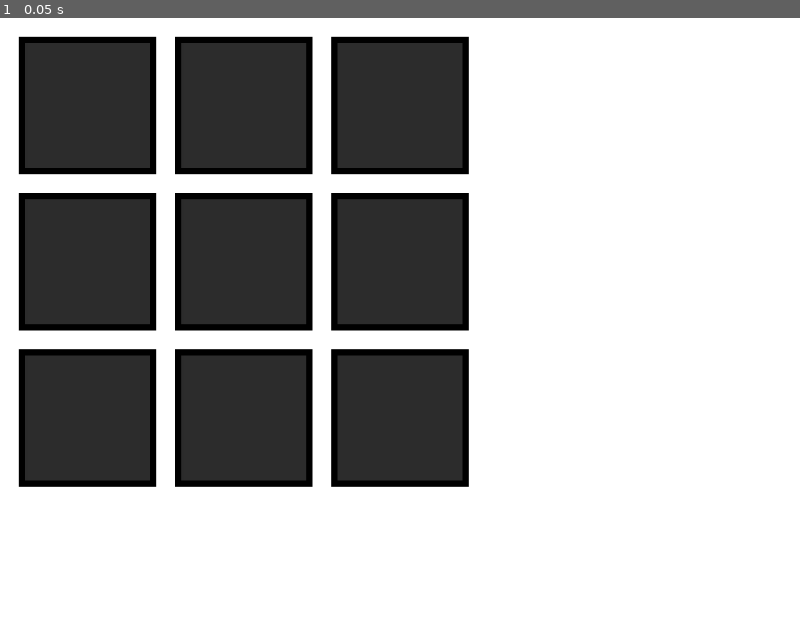
Above: before the commit, frame 1.
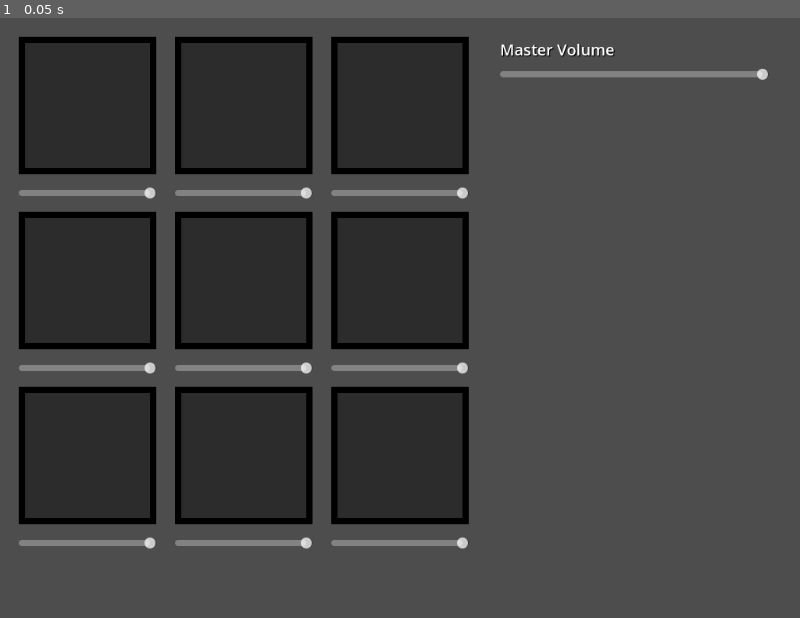
Above: after the commit, the same moment.

Repository: Dobbey97/Musical_Play-Experimentation
Game: Godot game, scene res://Scene/Main Scene.tscn
Same seed, same stepped clock (60 frames per second), same inputs: the game is played once before the commit and once after it. Before the commit the project starts from res://control.tscn.
Inputs:
- Up to frame 1 (0.05 s): no input

The runs differ from the first frame. In frame 1, 71% of the frame differs, in the area x 0-100%, y 0-100%.

Commit message:
Sorted Files + Added Volume Control

Diff:
--- /dev/null
+++ b/musical-play-&-experimentation/Scene/Main Scene.tscn
@@ -0,0 +1,303 @@
+[gd_scene load_steps=15 format=3 uid="uid://dfov5k6b6yjtn"]
+
+[ext_resource type="Script" path="res://Scripts/Pads.gd" id="1_u1eqw"]
+[ext_resource type="AudioStream" uid="uid://0bxx676eu6bi" path="res://Sounds/653501__vekon__flow-break.wav" id="2_0s5c2"]
+[ext_resource type="AudioStream" uid="uid://b0ng4hg3cwvbe" path="res://Sounds/759863__patitodilluvio__brokenbreak.wav" id="3_wxun3"]
+[ext_resource type="AudioStream" uid="uid://db8jfo5lacxj7" path="res://Sounds/456233__jalastram__dnbdubstep_012.wav" id="4_ei61m"]
+[ext_resource type="AudioStream" uid="uid://xll7b6x6lbda" path="res://Sounds/172176__n1ghthawk__amen__hihat-path.wav" id="5_57rlc"]
+[ext_resource type="AudioStream" uid="uid://dm4531el2ti5c" path="res://Sounds/119621__gunnbladez__180-panic-drums-01.wav" id="6_3yk2a"]
+[ext_resource type="AudioStream" uid="uid://ckhi4qa8jsail" path="res://Sounds/26473__lim__distorted_bass.wav" id="7_2pagh"]
+[ext_resource type="Script" path="res://Scripts/Volume Slider.gd" id="8_68onu"]
+
+[sub_resource type="Gradient" id="Gradient_fbqfg"]
+colors = PackedColorArray(0.223529, 0.223529, 0.223529, 1, 0.223103, 0.223103, 0.223103, 1)
+
+[sub_resource type="GradientTexture2D" id="GradientTexture2D_2lgd0"]
+gradient = SubResource("Gradient_fbqfg")
+
+[sub_resource type="Gradient" id="Gradient_ay2ow"]
+colors = PackedColorArray(0, 0, 0, 1, 0, 0, 0, 1)
+
+[sub_resource type="GradientTexture1D" id="GradientTexture1D_ue3po"]
+gradient = SubResource("Gradient_ay2ow")
+
+[sub_resource type="Gradient" id="Gradient_wlypr"]
+colors = PackedColorArray(0.172549, 0.172549, 0.172549, 1, 0.172833, 0.172833, 0.172833, 1)
+
+[sub_resource type="GradientTexture2D" id="GradientTexture2D_1x0se"]
+gradient = SubResource("Gradient_wlypr")
+
+[node name="Node2D" type="Node2D"]
+
+[node name="Main Background" type="Sprite2D" parent="."]
+visible = false
+position = Vector2(512, 384)
+scale = Vector2(16, 12)
+texture = SubResource("GradientTexture2D_2lgd0")
+
+[node name="Pads" type="Node2D" parent="."]
+
+[node name="Pad 1" type="Sprite2D" parent="Pads" node_paths=PackedStringArray("sound")]
+position = Vector2(112, 112)
+scale = Vector2(0.6875, 176)
+texture = SubResource("GradientTexture1D_ue3po")
+script = ExtResource("1_u1eqw")
+keybind = "7"
+sound = NodePath("../../Sounds/Sound 1")
+
+[node name="Sprite2D" type="Sprite2D" parent="Pads/Pad 1"]
+position = Vector2(9.05991e-06, 7.17118e-08)
+scale = Vector2(3.63636, 0.0142045)
+texture = SubResource("GradientTexture2D_1x0se")
+
+[node name="Pad 2" type="Sprite2D" parent="Pads" node_paths=PackedStringArray("sound")]
+position = Vector2(312, 112)
+scale = Vector2(0.6875, 176)
+texture = SubResource("GradientTexture1D_ue3po")
+script = ExtResource("1_u1eqw")
+keybind = "8"
+sound = NodePath("../../Sounds/Sound 2")
+
+[node name="Sprite2D" type="Sprite2D" parent="Pads/Pad 2"]
+position = Vector2(9.05991e-06, 7.17118e-08)
+scale = Vector2(3.63636, 0.0142045)
+texture = SubResource("GradientTexture2D_1x0se")
+
+[node name="Pad 3" type="Sprite2D" parent="Pads" node_paths=PackedStringArray("sound")]
+position = Vector2(512, 112)
+scale = Vector2(0.6875, 176)
+texture = SubResource("GradientTexture1D_ue3po")
+script = ExtResource("1_u1eqw")
+keybind = "9"
+sound = NodePath("../../Sounds/Sound 3")
+
+[node name="Sprite2D" type="Sprite2D" parent="Pads/Pad 3"]
+position = Vector2(9.05991e-06, 7.17118e-08)
+scale = Vector2(3.63636, 0.0142045)
+texture = SubResource("GradientTexture2D_1x0se")
+
+[node name="Pad 4" type="Sprite2D" parent="Pads" node_paths=PackedStringArray("sound")]
+position = Vector2(112, 336)
+scale = Vector2(0.6875, 176)
+texture = SubResource("GradientTexture1D_ue3po")
+script = ExtResource("1_u1eqw")
+keybind = "4"
+sound = NodePath("../../Sounds/Sound 4")
+
+[node name="Sprite2D" type="Sprite2D" parent="Pads/Pad 4"]
+position = Vector2(9.05991e-06, 7.17118e-08)
+scale = Vector2(3.63636, 0.0142045)
+texture = SubResource("GradientTexture2D_1x0se")
+
+[node name="Pad 5" type="Sprite2D" parent="Pads" node_paths=PackedStringArray("sound")]
+position = Vector2(312, 336)
+scale = Vector2(0.6875, 176)
+texture = SubResource("GradientTexture1D_ue3po")
+script = ExtResource("1_u1eqw")
+keybind = "5"
+sound = NodePath("../../Sounds/Sound 5")
+
+[node name="Sprite2D" type="Sprite2D" parent="Pads/Pad 5"]
+position = Vector2(9.05991e-06, 7.17118e-08)
+scale = Vector2(3.63636, 0.0142045)
+texture = SubResource("GradientTexture2D_1x0se")
+
+[node name="Pad 6" type="Sprite2D" parent="Pads" node_paths=PackedStringArray("sound")]
+position = Vector2(512, 336)
+scale = Vector2(0.6875, 176)
+texture = SubResource("GradientTexture1D_ue3po")
+script = ExtResource("1_u1eqw")
+keybind = "6"
+sound = NodePath("../../Sounds/Sound 6")
+
+[node name="Sprite2D" type="Sprite2D" parent="Pads/Pad 6"]
+position = Vector2(9.05991e-06, 7.17118e-08)
+scale = Vector2(3.63636, 0.0142045)
+texture = SubResource("GradientTexture2D_1x0se")
+
+[node name="Pad 7" type="Sprite2D" parent="Pads" node_paths=PackedStringArray("sound")]
+position = Vector2(112, 560)
+scale = Vector2(0.6875, 176)
+texture = SubResource("GradientTexture1D_ue3po")
+script = ExtResource("1_u1eqw")
+sound = NodePath("../../Sounds/Sound 3")
+
+[node name="Sprite2D" type="Sprite2D" parent="Pads/Pad 7"]
+position = Vector2(9.05991e-06, 7.17118e-08)
+scale = Vector2(3.63636, 0.0142045)
+texture = SubResource("GradientTexture2D_1x0se")
+
+[node name="Pad 8" type="Sprite2D" parent="Pads" node_paths=PackedStringArray("sound")]
+position = Vector2(312, 560)
+scale = Vector2(0.6875, 176)
+texture = SubResource("GradientTexture1D_ue3po")
+script = ExtResource("1_u1eqw")
+keybind = "2"
+sound = NodePath("../../Sounds/Sound 3")
+
+[node name="Sprite2D" type="Sprite2D" parent="Pads/Pad 8"]
+position = Vector2(9.05991e-06, 7.17118e-08)
+scale = Vector2(3.63636, 0.0142045)
+texture = SubResource("GradientTexture2D_1x0se")
+
+[node name="Pad 9" type="Sprite2D" parent="Pads" node_paths=PackedStringArray("sound")]
+position = Vector2(512, 560)
+scale = Vector2(0.6875, 176)
+texture = SubResource("GradientTexture1D_ue3po")
+script = ExtResource("1_u1eqw")
+keybind = "3"
+sound = NodePath("../../Sounds/Sound 3")
+
+[node name="Sprite2D" type="Sprite2D" parent="Pads/Pad 9"]
+position = Vector2(9.05991e-06, 7.17118e-08)
+scale = Vector2(3.63636, 0.0142045)
+texture = SubResource("GradientTexture2D_1x0se")
+
+[node name="Sounds" type="Node2D" parent="."]
+
+[node name="Sound 1" type="AudioStreamPlayer2D" parent="Sounds"]
+stream = ExtResource("2_0s5c2")
+bus = &"Sound 1"
+
+[node name="Slider 1" type="HSlider" parent="Sounds/Sound 1"]
+offset_left = 24.0
+offset_top = 216.0
+offset_right = 200.0
+offset_bottom = 232.0
+max_value = 1.0
+step = 0.001
+script = ExtResource("8_68onu")
+bus_name = "Sound 1"
+
+[node name="Sound 2" type="AudioStreamPlayer2D" parent="Sounds"]
+stream = ExtResource("3_wxun3")
+bus = &"Sound 2"
+
+[node name="Slider 2" type="HSlider" parent="Sounds/Sound 2"]
+offset_left = 224.0
+offset_top = 216.0
+offset_right = 400.0
+offset_bottom = 232.0
+max_value = 1.0
+step = 0.001
+script = ExtResource("8_68onu")
+bus_name = "Sound 2"
+
+[node name="Sound 3" type="AudioStreamPlayer2D" parent="Sounds"]
+position = Vector2(11, 0)
+stream = ExtResource("4_ei61m")
+bus = &"Sound 3"
+
+[node name="Slider 3" type="HSlider" parent="Sounds/Sound 3"]
+offset_left = 413.0
+offset_top = 216.0
+offset_right = 589.0
+offset_bottom = 232.0
+max_value = 1.0
+step = 0.001
+script = ExtResource("8_68onu")
+bus_name = "Sound 3"
+
+[node name="Sound 4" type="AudioStreamPlayer2D" parent="Sounds"]
+position = Vector2(14, 0)
+stream = ExtResource("5_57rlc")
+bus = &"Sound 4"
+
+[node name="Slider 4" type="HSlider" parent="Sounds/Sound 4"]
+offset_left = 10.0
+offset_top = 440.0
+offset_right = 186.0
+offset_bottom = 456.0
+max_value = 1.0
+step = 0.001
+script = ExtResource("8_68onu")
+bus_name = "Sound 4"
+
+[node name="Sound 5" type="AudioStreamPlayer2D" parent="Sounds"]
+stream = ExtResource("6_3yk2a")
+bus = &"Sound 5"
+
+[node name="Slider 5" type="HSlider" parent="Sounds/Sound 5"]
+offset_left = 224.0
+offset_top = 440.0
+offset_right = 400.0
+offset_bottom = 456.0
+max_value = 1.0
+step = 0.001
+script = ExtResource("8_68onu")
+bus_name = "Sound 5"
+
+[node name="Sound 6" type="AudioStreamPlayer2D" parent="Sounds"]
+stream = ExtResource("7_2pagh")
+bus = &"Sound 6"
+
+[node name="Slider 6" type="HSlider" parent="Sounds/Sound 6"]
+offset_left = 424.0
+offset_top = 440.0
+offset_right = 600.0
+offset_bottom = 456.0
+max_value = 1.0
+step = 0.001
+script = ExtResource("8_68onu")
+bus_name = "Sound 6"
+
+[node name="Sound 7" type="AudioStreamPlayer2D" parent="Sounds"]
+bus = &"Sound 7"
+
+[node name="Slider 7" type="HSlider" parent="Sounds/Sound 7"]
+offset_left = 24.0
+offset_top = 664.0
+offset_right = 200.0
+offset_bottom = 680.0
+max_value = 1.0
+step = 0.001
+script = ExtResource("8_68onu")
+bus_name = "Sound 7"
+
+[node name="Sound 8" type="AudioStreamPlayer2D" parent="Sounds"]
+bus = &"Sound 8"
+
+[node name="Slider 8" type="HSlider" parent="Sounds/Sound 8"]
+offset_left = 224.0
+offset_top = 664.0
+offset_right = 400.0
+offset_bottom = 680.0
+max_value = 1.0
+step = 0.001
+script = ExtResource("8_68onu")
+bus_name = "Sound 8"
+
+[node name="Sound 9" type="AudioStreamPlayer2D" parent="Sounds"]
+bus = &"Sound 9"
+
+[node name="Slider 9" type="HSlider" parent="Sounds/Sound 9"]
+offset_left = 424.0
+offset_top = 664.0
+offset_right = 600.0
+offset_bottom = 680.0
+max_value = 1.0
+step = 0.001
+script = ExtResource("8_68onu")
+bus_name = "Sound 9"
+
+[node name="Master Volume" type="HSlider" parent="."]
+offset_left = 640.0
+offset_top = 64.0
+offset_right = 984.0
+offset_bottom = 80.0
+max_value = 1.0
+step = 0.001
+script = ExtResource("8_68onu")
+bus_name = "Master"
+
+[node name="Label" type="Label" parent="."]
+offset_left = 640.0
+offset_top = 24.0
+offset_right = 787.0
+offset_bottom = 56.0
+theme_override_colors/font_color = Color(1, 1, 1, 1)
+theme_override_colors/font_shadow_color = Color(0, 0, 0, 1)
+theme_override_font_sizes/font_size = 20
+text = "Master Volume"
+horizontal_alignment = 1
+vertical_alignment = 1
--- /dev/null
+++ b/musical-play-&-experimentation/Scripts/Volume Slider.gd
@@ -0,0 +1,20 @@
+extends HSlider
+
+@export
+var bus_name: String
+
+var bus_index: int
+
+func _ready() -> void:
+	bus_index = AudioServer.get_bus_index(bus_name)
+	value_changed.connect(_on_value_changed)
+
+	value = db_to_linear(
+		AudioServer.get_bus_volume_db(bus_index)
+	)
+
+func _on_value_changed(value: float) -> void:
+	AudioServer.set_bus_volume_db(
+		bus_index,
+		linear_to_db(value)
+	)
--- a/musical-play-&-experimentation/control.gd
+++ /dev/null
@@ -1,9 +0,0 @@
-extends Control
-
-@export var keybind = "1"
-@export var sound: Control
-
-# Called every frame. 'delta' is the elapsed time since the previous frame.
-func _process(delta: float) -> void:
-	if Input.is_action_just_pressed(keybind):
-		$"Sound 1".play()
--- a/musical-play-&-experimentation/control.tscn
+++ /dev/null
@@ -1,176 +0,0 @@
-[gd_scene load_steps=14 format=3 uid="uid://dfov5k6b6yjtn"]
-
-[ext_resource type="Script" path="res://Pads.gd" id="1_axp6s"]
-[ext_resource type="AudioStream" uid="uid://0bxx676eu6bi" path="res://653501__vekon__flow-break.wav" id="2_m0v6l"]
-[ext_resource type="AudioStream" uid="uid://b0ng4hg3cwvbe" path="res://759863__patitodilluvio__brokenbreak.wav" id="4_ktvme"]
-[ext_resource type="AudioStream" uid="uid://db8jfo5lacxj7" path="res://456233__jalastram__dnbdubstep_012.wav" id="4_plag1"]
-[ext_resource type="AudioStream" uid="uid://xll7b6x6lbda" path="res://172176__n1ghthawk__amen__hihat-path.wav" id="5_c3xa3"]
-[ext_resource type="AudioStream" uid="uid://dm4531el2ti5c" path="res://119621__gunnbladez__180-panic-drums-01.wav" id="6_pnksv"]
-[ext_resource type="AudioStream" uid="uid://ckhi4qa8jsail" path="res://26473__lim__distorted_bass.wav" id="7_e48og"]
-
-[sub_resource type="Gradient" id="Gradient_fbqfg"]
-colors = PackedColorArray(1, 1, 1, 1, 1, 1, 1, 1)
-
-[sub_resource type="GradientTexture2D" id="GradientTexture2D_2lgd0"]
-gradient = SubResource("Gradient_fbqfg")
-
-[sub_resource type="Gradient" id="Gradient_ay2ow"]
-colors = PackedColorArray(0, 0, 0, 1, 0, 0, 0, 1)
-
-[sub_resource type="GradientTexture1D" id="GradientTexture1D_ue3po"]
-gradient = SubResource("Gradient_ay2ow")
-
-[sub_resource type="Gradient" id="Gradient_wlypr"]
-colors = PackedColorArray(0.172549, 0.172549, 0.172549, 1, 0.172833, 0.172833, 0.172833, 1)
-
-[sub_resource type="GradientTexture2D" id="GradientTexture2D_1x0se"]
-gradient = SubResource("Gradient_wlypr")
-
-[node name="Node2D" type="Node2D"]
-
-[node name="Main Background" type="Sprite2D" parent="."]
-position = Vector2(512, 384)
-scale = Vector2(16, 12)
-texture = SubResource("GradientTexture2D_2lgd0")
-
-[node name="Pad 1" type="Sprite2D" parent="." node_paths=PackedStringArray("sound")]
-position = Vector2(112, 112)
-scale = Vector2(0.6875, 176)
-texture = SubResource("GradientTexture1D_ue3po")
-script = ExtResource("1_axp6s")
-keybind = "7"
-sound = NodePath("../Node2D/Sound 1")
-
-[node name="Sprite2D" type="Sprite2D" parent="Pad 1"]
-position = Vector2(9.05991e-06, 7.17118e-08)
-scale = Vector2(3.63636, 0.0142045)
-texture = SubResource("GradientTexture2D_1x0se")
-
-[node name="Pad 2" type="Sprite2D" parent="." node_paths=PackedStringArray("sound")]
-position = Vector2(312, 112)
-scale = Vector2(0.6875, 176)
-texture = SubResource("GradientTexture1D_ue3po")
-script = ExtResource("1_axp6s")
-keybind = "8"
-sound = NodePath("../Node2D/Sound 2")
-
-[node name="Sprite2D" type="Sprite2D" parent="Pad 2"]
-position = Vector2(9.05991e-06, 7.17118e-08)
-scale = Vector2(3.63636, 0.0142045)
-texture = SubResource("GradientTexture2D_1x0se")
-
-[node name="Pad 3" type="Sprite2D" parent="." node_paths=PackedStringArray("sound")]
-position = Vector2(512, 112)
-scale = Vector2(0.6875, 176)
-texture = SubResource("GradientTexture1D_ue3po")
-script = ExtResource("1_axp6s")
-keybind = "9"
-sound = NodePath("../Node2D/Sound 3")
-
-[node name="Sprite2D" type="Sprite2D" parent="Pad 3"]
-position = Vector2(9.05991e-06, 7.17118e-08)
-scale = Vector2(3.63636, 0.0142045)
-texture = SubResource("GradientTexture2D_1x0se")
-
-[node name="Pad 4" type="Sprite2D" parent="." node_paths=PackedStringArray("sound")]
-position = Vector2(112, 312)
-scale = Vector2(0.6875, 176)
-texture = SubResource("GradientTexture1D_ue3po")
-script = ExtResource("1_axp6s")
-keybind = "4"
-sound = NodePath("../Node2D/Sound 4")
-
-[node name="Sprite2D" type="Sprite2D" parent="Pad 4"]
-position = Vector2(9.05991e-06, 7.17118e-08)
-scale = Vector2(3.63636, 0.0142045)
-texture = SubResource("GradientTexture2D_1x0se")
-
-[node name="Pad 5" type="Sprite2D" parent="." node_paths=PackedStringArray("sound")]
-position = Vector2(312, 312)
-scale = Vector2(0.6875, 176)
-texture = SubResource("GradientTexture1D_ue3po")
-script = ExtResource("1_axp6s")
-keybind = "5"
-sound = NodePath("../Node2D/Sound 5")
-
-[node name="Sprite2D" type="Sprite2D" parent="Pad 5"]
-position = Vector2(9.05991e-06, 7.17118e-08)
-scale = Vector2(3.63636, 0.0142045)
-texture = SubResource("GradientTexture2D_1x0se")
-
-[node name="Pad 6" type="Sprite2D" parent="." node_paths=PackedStringArray("sound")]
-position = Vector2(512, 312)
-scale = Vector2(0.6875, 176)
-texture = SubResource("GradientTexture1D_ue3po")
-script = ExtResource("1_axp6s")
-keybind = "6"
-sound = NodePath("../Node2D/Sound 6")
-
-[node name="Sprite2D" type="Sprite2D" parent="Pad 6"]
-position = Vector2(9.05991e-06, 7.17118e-08)
-scale = Vector2(3.63636, 0.0142045)
-texture = SubResource("GradientTexture2D_1x0se")
-
-[node name="Pad 7" type="Sprite2D" parent="." node_paths=PackedStringArray("sound")]
-position = Vector2(112, 512)
-scale = Vector2(0.6875, 176)
-texture = SubResource("GradientTexture1D_ue3po")
-script = ExtResource("1_axp6s")
-sound = NodePath("../Node2D/Sound 3")
-
-[node name="Sprite2D" type="Sprite2D" parent="Pad 7"]
-position = Vector2(9.05991e-06, 7.17118e-08)
-scale = Vector2(3.63636, 0.0142045)
-texture = SubResource("GradientTexture2D_1x0se")
-
-[node name="Pad 8" type="Sprite2D" parent="." node_paths=PackedStringArray("sound")]
-position = Vector2(312, 512)
-scale = Vector2(0.6875, 176)
-texture = SubResource("GradientTexture1D_ue3po")
-script = ExtResource("1_axp6s")
-keybind = "2"
-sound = NodePath("../Node2D/Sound 3")
-
-[node name="Sprite2D" type="Sprite2D" parent="Pad 8"]
-position = Vector2(9.05991e-06, 7.17118e-08)
-scale = Vector2(3.63636, 0.0142045)
-texture = SubResource("GradientTexture2D_1x0se")
-
-[node name="Pad 9" type="Sprite2D" parent="." node_paths=PackedStringArray("sound")]
-position = Vector2(512, 512)
-scale = Vector2(0.6875, 176)
-texture = SubResource("GradientTexture1D_ue3po")
-script = ExtResource("1_axp6s")
-keybind = "3"
-sound = NodePath("../Node2D/Sound 3")
-
-[node name="Sprite2D" type="Sprite2D" parent="Pad 9"]
-position = Vector2(9.05991e-06, 7.17118e-08)
-scale = Vector2(3.63636, 0.0142045)
-texture = SubResource("GradientTexture2D_1x0se")
-
-[node name="Node2D" type="Node2D" parent="."]
-
-[node name="Sound 1" type="AudioStreamPlayer2D" parent="Node2D"]
-stream = ExtResource("2_m0v6l")
-
-[node name="Sound 2" type="AudioStreamPlayer2D" parent="Node2D"]
-stream = ExtResource("4_ktvme")
-
-[node name="Sound 3" type="AudioStreamPlayer2D" parent="Node2D"]
-stream = ExtResource("4_plag1")
-
-[node name="Sound 4" type="AudioStreamPlayer2D" parent="Node2D"]
-stream = ExtResource("5_c3xa3")
-
-[node name="Sound 5" type="AudioStreamPlayer2D" parent="Node2D"]
-stream = ExtResource("6_pnksv")
-
-[node name="Sound 6" type="AudioStreamPlayer2D" parent="Node2D"]
-stream = ExtResource("7_e48og")
-
-[node name="Sound 7" type="AudioStreamPlayer2D" parent="Node2D"]
-
-[node name="Sound 8" type="AudioStreamPlayer2D" parent="Node2D"]
-
-[node name="Sound 9" type="AudioStreamPlayer2D" parent="Node2D"]
--- /dev/null
+++ b/musical-play-&-experimentation/default_bus_layout.tres
@@ -0,0 +1,57 @@
+[gd_resource type="AudioBusLayout" format=3 uid="uid://dhctpm3bgh3x6"]
+
+[resource]
+bus/1/name = &"Sound 1"
+bus/1/solo = false
+bus/1/mute = false
+bus/1/bypass_fx = false
+bus/1/volume_db = 0.0
+bus/1/send = &"Master"
+bus/2/name = &"Sound 2"
+bus/2/solo = false
+bus/2/mute = false
+bus/2/bypass_fx = false
+bus/2/volume_db = 0.0
+bus/2/send = &"Master"
+bus/3/name = &"Sound 3"
+bus/3/solo = false
+bus/3/mute = false
+bus/3/bypass_fx = false
+bus/3/volume_db = 0.0
+bus/3/send = &"Master"
+bus/4/name = &"Sound 4"
+bus/4/solo = false
+bus/4/mute = false
+bus/4/bypass_fx = false
+bus/4/volume_db = 0.0
+bus/4/send = &"Master"
+bus/5/name = &"Sound 5"
+bus/5/solo = false
+bus/5/mute = false
+bus/5/bypass_fx = false
+bus/5/volume_db = 0.0
+bus/5/send = &"Master"
+bus/6/name = &"Sound 6"
+bus/6/solo = false
+bus/6/mute = false
+bus/6/bypass_fx = false
+bus/6/volume_db = 0.0
+bus/6/send = &"Master"
+bus/7/name = &"Sound 7"
+bus/7/solo = false
+bus/7/mute = false
+bus/7/bypass_fx = false
+bus/7/volume_db = 0.0
+bus/7/send = &"Master"
+bus/8/name = &"Sound 8"
+bus/8/solo = false
+bus/8/mute = false
+bus/8/bypass_fx = false
+bus/8/volume_db = 0.0
+bus/8/send = &"Master"
+bus/9/name = &"Sound 9"
+bus/9/solo = false
+bus/9/mute = false
+bus/9/bypass_fx = false
+bus/9/volume_db = 0.0
+bus/9/send = &"Master"
--- a/musical-play-&-experimentation/icon.svg
+++ /dev/null
@@ -1 +0,0 @@
-<svg xmlns="http://www.w3.org/2000/svg" width="128" height="128"><rect width="124" height="124" x="2" y="2" fill="#363d52" stroke="#212532" stroke-width="4" rx="14"/><g fill="#fff" transform="translate(12.322 12.322)scale(.101)"><path d="M105 673v33q407 354 814 0v-33z"/><path fill="#478cbf" d="m105 673 152 14q12 1 15 14l4 67 132 10 8-61q2-11 15-15h162q13 4 15 15l8 61 132-10 4-67q3-13 15-14l152-14V427q30-39 56-81-35-59-83-108-43 20-82 47-40-37-88-64 7-51 8-102-59-28-123-42-26 43-46 89-49-7-98 0-20-46-46-89-64 14-123 42 1 51 8 102-48 27-88 64-39-27-82-47-48 49-83 108 26 42 56 81zm0 33v39c0 276 813 276 814 0v-39l-134 12-5 69q-2 10-14 13l-162 11q-12 0-16-11l-10-65H446l-10 65q-4 11-16 11l-162-11q-12-3-14-13l-5-69z"/><path d="M483 600c0 34 58 34 58 0v-86c0-34-58-34-58 0z"/><circle cx="725" cy="526" r="90"/><circle cx="299" cy="526" r="90"/></g><g fill="#414042" transform="translate(12.322 12.322)scale(.101)"><circle cx="307" cy="532" r="60"/><circle cx="717" cy="532" r="60"/></g></svg>
--- a/musical-play-&-experimentation/project.godot
+++ b/musical-play-&-experimentation/project.godot
@@ -11,9 +11,8 @@
 [application]
 
 config/name="Musical Play & Experimentation"
-run/main_scene="res://control.tscn"
+run/main_scene="res://Scene/Main Scene.tscn"
 config/features=PackedStringArray("4.3", "Forward Plus")
-config/icon="res://icon.svg"
 
 [display]
 
Not shown, removed: musical-play-&-experimentation/119621__gunnbladez__180-panic-drums-01.wav.import
Not shown, removed: musical-play-&-experimentation/172176__n1ghthawk__amen__hihat-path.wav.import
Not shown, removed: musical-play-&-experimentation/456233__jalastram__dnbdubstep_012.wav.import
Not shown, removed: musical-play-&-experimentation/759863__patitodilluvio__brokenbreak.wav.import
Renamed: musical-play-&-experimentation/Pads.gd -> musical-play-&-experimentation/Scripts/Pads.gd
Not shown, added: musical-play-&-experimentation/Sounds/119621__gunnbladez__180-panic-drums-01.wav.import
Not shown, added: musical-play-&-experimentation/Sounds/172176__n1ghthawk__amen__hihat-path.wav.import
Not shown, changed: musical-play-&-experimentation/Sounds/26473__lim__distorted_bass.wav.import
Not shown, added: musical-play-&-experimentation/Sounds/456233__jalastram__dnbdubstep_012.wav.import
Not shown, changed: musical-play-&-experimentation/Sounds/653501__vekon__flow-break.wav.import
Not shown, added: musical-play-&-experimentation/Sounds/759863__patitodilluvio__brokenbreak.wav.import
Not shown, removed: musical-play-&-experimentation/icon.svg.import
(and 6 more such lines)
